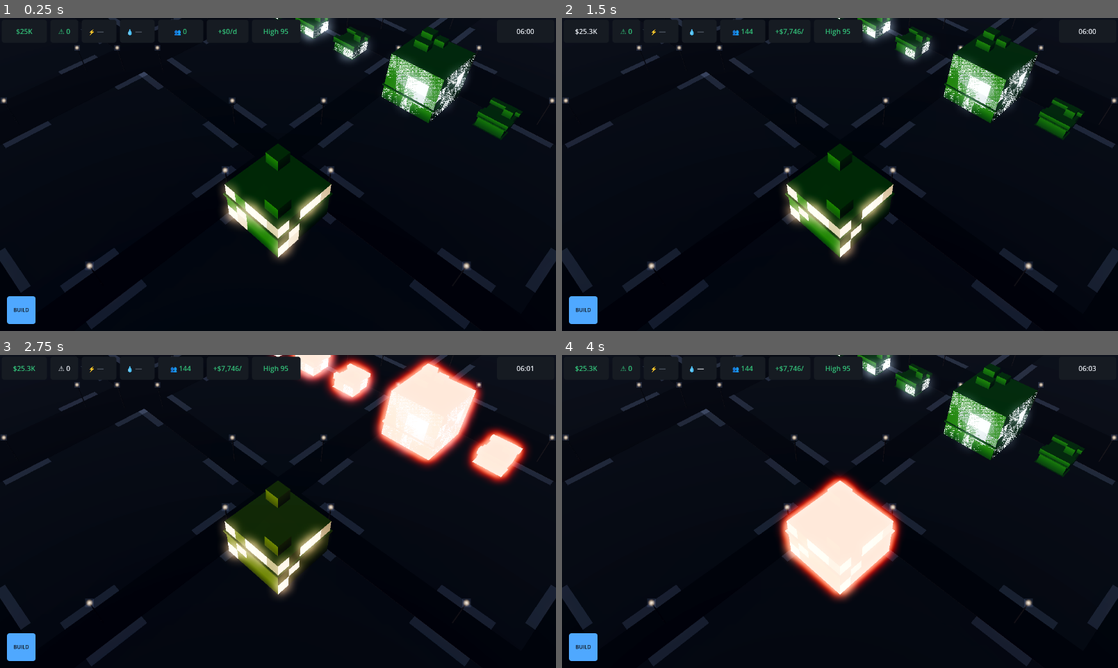
Above: before the commit, frames 1-4 (two rows, left to right).
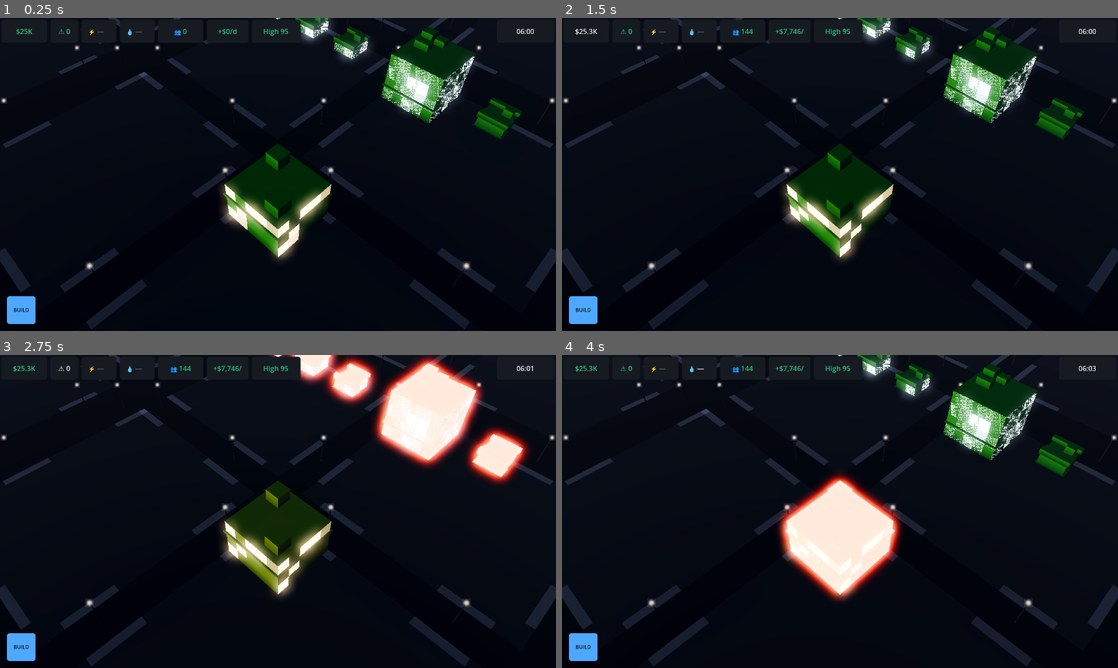
Above: after the commit, the same moments.

Repository: TechBran/slacum-city
Game: Godot game, scene res://game/main.tscn
The game is run twice, just before and just after one commit, with the same random seed, the same clock (stepped at 60 frames per second) and the same inputs.
Inputs:
- Up to frame 1 (0.25 s): no input
- Up to frame 2 (1.5 s): click "$25K" at 0.5 s; click "$25.3K" at 1.25 s
- Up to frame 3 (2.75 s): click "⚠ 0" at 2 s
- Up to frame 4 (4 s): click "⚡ — ✕" at 2.75 s; click "💧 — ✕" at 3.5 s

The runs differ from the first frame. In frame 1, 1.2% of the frame differs, in the area x 50-86%, y 0-34%; in frame 2, 1.2%; in frame 3, 0.2%; in frame 4, 1.2%.

Commit message:
Buildings under construction now look under construction
The building shader reads the packed `stage` (doc 11 §2.6: 0 finished, 1..6
construction sixths) and gives a site its own look.

- Vertex: every vertex is clamped to `stage/6 * build_height_m`, so the shell
  grows bottom-up and the geometry above the pour plane collapses onto it and
  caps the shell. No discard, no culling change, early-Z intact. A clamped
  up-facing surface takes an up normal so a squashed roof shades as the slab it
  now is; a clamped underside sinks 2 cm so it cannot speckle against its own
  top face. stage 0 clamps against 1e9 and nothing moves.
- Fragment: stage 0 takes the finished path verbatim, bit for bit — the window
  hash contract mirrored by RenderStateModel.hash21/lit_window_count is
  untouched. stage >= 1 gets raw-concrete albedo, never-lit windows, form-work
  lines per poured lift, and a scaffold band with posts at the working edge;
  at night the site stays dark except a faint warm work-lamp glow on that band.
- CityView pushes each bucket's mesh height as `build_height_m` and forwards an
  optional `construction` block in data/render.json onto the shader's art
  uniforms (absent keys keep the shader defaults).

Verified visually with the dev screenshot args: stage 0 skyline day and night
is pixel-identical to the pre-change build within the run-to-run noise floor
(night skyline 5 px differ by <= 4; close day differs less than two runs of the
same build differ from each other), a placed house renders as a concrete pad
and completes into the finished house, and a stages 0..6 row of house,
apartment, office and high_rise reads as a shell growing lot by lot.

Tests: 439 green.

Co-Authored-By: Claude Fable 5 <noreply@anthropic.com>
Claude-Session: https://claude.ai/code/session_016V1Lu8kx1mfpeLa7xidnwc

Diff:
--- a/game/render/city_view.gd
+++ b/game/render/city_view.gd
@@ -13,6 +13,10 @@
 var _window_colors: Dictionary = {}
 var _window_nits: float = 3.2
 var _day_gate: float = 0.06
+## Optional `construction` block in data/render.json. Keys map 1:1 onto the
+## building shader's construction uniforms and override its art defaults;
+## absent keys keep the shader's. Strings are read as colours.
+var _construction: Dictionary = {}
 
 
 func setup(p_model: RenderStateModel, render_data: Dictionary) -> void:
@@ -25,6 +29,7 @@
 	_window_colors = emissive.get("window_color", {})
 	_window_nits = float(emissive.get("window_nits", 3.2))
 	_day_gate = float(emissive.get("day_gate", 0.06))
+	_construction = render_data.get("construction", {})
 	_rebuild()
 
 
@@ -68,6 +73,17 @@
 			Color(String(_window_colors.get(family, "#FFCE8A"))))
 	material.set_shader_parameter("window_nits", _window_nits)
 	material.set_shader_parameter("day_gate", _day_gate)
+	# Construction look (stage 1..6): the shader clamps geometry to
+	# `stage/6 * build_height_m`, so it needs this mesh's own height.
+	material.set_shader_parameter("build_height_m",
+			maxf(float(entry.get("height_m", 10.0)), 0.001))
+	for key in _construction:
+		var value: Variant = _construction[key]
+		match typeof(value):
+			TYPE_STRING:
+				material.set_shader_parameter(String(key), Color(String(value)))
+			TYPE_INT, TYPE_FLOAT:
+				material.set_shader_parameter(String(key), float(value))
 	mm.mesh = mesh
 	node.multimesh = mm
 	node.material_override = material
--- a/game/shaders/building.gdshader
+++ b/game/shaders/building.gdshader
@@ -3,6 +3,17 @@
 // lit), .g damage, .b packed variant/stage/overlay, .a anim_phase.
 // UV2 = (-1,-1) on non-façade surfaces, else [0,1]² across the façade.
 // Vertex COLOR carries baked AO (§2.14).
+//
+// `stage` (0 = finished, 1..6 = construction sixths) also drives the LOOK of a
+// building site. The vertex stage clamps every vertex to `stage/6 ·
+// build_height_m`, so the shell grows bottom-up and the collapsed upper
+// geometry lands exactly on the pour plane, capping the shell — no discard, no
+// culling change, early-Z intact. stage 0 clamps against 1e9 (`min` is then the
+// identity) and takes the finished branch below UNCHANGED, bit for bit: the
+// window-hash contract mirrored by `RenderStateModel.hash21` /
+// `lit_window_count` must not move. The branch is deliberate — it is cheaper
+// than blending both looks on every fragment of every finished building, and it
+// is coherent (whole instances take the same side).
 shader_type spatial;
 render_mode cull_back, depth_draw_opaque;
 
@@ -18,9 +29,30 @@
 uniform float near_flicker = 1.0;
 uniform float day_gate = 0.06;
 
+// ------------------------------------------------ construction (stage 1..6)
+// `build_height_m` is the mesh's own `height_m` from the gray-box manifest,
+// pushed per bucket by CityView; everything else is art with a default here and
+// an optional `construction` override block in data/render.json.
+uniform float build_height_m = 10.0;
+uniform vec3 shell_albedo: source_color = vec3(0.38, 0.372, 0.355);
+uniform vec3 scaffold_color: source_color = vec3(0.72, 0.63, 0.44);
+uniform vec3 work_light_color: source_color = vec3(1.0, 0.66, 0.36);
+uniform float work_light_nits = 0.55;
+uniform float lift_m = 2.6;             // poured-lift spacing (form-work lines)
+uniform float scaffold_period_m = 1.45; // post spacing around the perimeter
+uniform float scaffold_duty = 0.42;
+uniform float rim_frac = 0.10;          // working band, fraction of built height
+uniform float rim_min_m = 0.45;
+uniform float rim_max_m = 3.0;
+uniform float scaffold_blend = 0.75;
+uniform float slab_lighten = 0.12;      // fresh pour reads lighter than the shell
+uniform float lift_depth = 0.14;
+
 varying vec4 v_custom;
 varying vec2 v_uv2;
 varying vec4 v_color;
+// .x = clamped model-space height, .y = perimeter coord, .z = normal.y
+varying vec3 v_build;
 
 float hash21(vec2 p) {
 	p = fract(p * vec2(123.34, 345.45));
@@ -28,36 +60,87 @@
 	return fract(p.x * p.y);
 }
 
+// §2.6 unpack: packed = variant + 16*stage + 112*overlay.
+float stage_of(float packed) {
+	return mod(floor(packed / 16.0), 7.0);
+}
+
 void vertex() {
 	v_custom = INSTANCE_CUSTOM;
 	v_uv2 = UV2;
 	v_color = COLOR;
+	float stage = stage_of(INSTANCE_CUSTOM.b);
+	// stage 0 -> cut = 1e9, i.e. no clamp at all and no vertex moved.
+	float cut = build_height_m * stage * (1.0 / 6.0)
+			+ (1.0 - step(0.5, stage)) * 1.0e9;
+	// A roof or deck pressed onto the pour plane has to shade as the flat slab
+	// it now is; a wall cut by the same plane keeps its own normal. A collapsed
+	// overhang UNDERSIDE would land coplanar with its own top face, so it sinks
+	// 2 cm and the pour cap wins the depth test instead of speckling against it.
+	// Both terms vanish at stage 0, where nothing is clamped.
+	float clamped = step(cut, VERTEX.y);
+	float faces_up = step(0.25, NORMAL.y);
+	float faces_down = 1.0 - step(-0.25, NORMAL.y);
+	NORMAL = mix(NORMAL, vec3(0.0, 1.0, 0.0), clamped * faces_up);
+	VERTEX.y = min(VERTEX.y, cut) - clamped * faces_down * 0.02;
+	// x+z is continuous around an axis-aligned perimeter and constant straight
+	// up a wall, so one interpolator carries the scaffold-post coordinate.
+	v_build = vec3(VERTEX.y, VERTEX.x + VERTEX.z, NORMAL.y);
 }
 
 void fragment() {
 	float packed = v_custom.b;
 	float variant = mod(packed, 16.0);
+	float stage = stage_of(packed);
 
-	if (v_uv2.x < 0.0) {
-		EMISSION = vec3(0.0);
+	if (stage < 0.5) {
+		// ------------------------------------ finished building (unchanged)
+		if (v_uv2.x < 0.0) {
+			EMISSION = vec3(0.0);
+		} else {
+			vec2 cell = floor(v_uv2 * vec2(window_cols, window_rows));
+			float h = hash21(cell + vec2(variant * 37.0, variant * 11.0));
+			float gate = mix(day_gate, 1.0, sc_night);
+			float e = v_custom.r * gate;
+			float lit = step(1.0 - e, h);          // emissive_scale IS the lit fraction
+			float vary = 0.35 + 0.65 * hash21(cell + 91.0);
+			float flk = 1.0 - near_flicker * 0.25
+					* step(0.985, hash21(cell + floor(sc_time * 3.0)));
+			EMISSION = window_color * lit * vary * flk * window_nits
+					* (1.0 - 0.6 * v_custom.g);
+		}
+		ALBEDO = base_albedo * v_color.rgb;                       // baked vertex AO
+		// Per-building facade variation: variant shifts tone slightly so a block
+		// of identical archetypes never reads as copy-paste.
+		float tint = (variant / 15.0 - 0.5) * 0.16;
+		ALBEDO *= vec3(1.0 + tint, 1.0 + tint * 0.8, 1.0 + tint * 0.55);
+		ALBEDO *= mix(vec3(1.0), soot_color, v_custom.g * 0.8);   // damage soot
+		ROUGHNESS = 0.85;
+		SPECULAR = 0.35;
 	} else {
-		vec2 cell = floor(v_uv2 * vec2(window_cols, window_rows));
-		float h = hash21(cell + vec2(variant * 37.0, variant * 11.0));
-		float gate = mix(day_gate, 1.0, sc_night);
-		float e = v_custom.r * gate;
-		float lit = step(1.0 - e, h);          // emissive_scale IS the lit fraction
-		float vary = 0.35 + 0.65 * hash21(cell + 91.0);
-		float flk = 1.0 - near_flicker * 0.25
-				* step(0.985, hash21(cell + floor(sc_time * 3.0)));
-		EMISSION = window_color * lit * vary * flk * window_nits
-				* (1.0 - 0.6 * v_custom.g);
+		// ------------------------------------------ site: stage/6 poured
+		float cut = build_height_m * stage * (1.0 / 6.0);
+		float y = v_build.x;
+		// Decks (slabs, and the roofs pressed onto the pour plane) take the
+		// fresh-pour tone and carry neither form lines nor scaffold: flat and
+		// AO-free, so surfaces collapsed onto the same plane are shaded
+		// identically and their coplanarity cannot speckle.
+		float deck = smoothstep(0.35, 0.70, v_build.z);
+		float band = clamp(cut * rim_frac, rim_min_m, rim_max_m);
+		float rim = (1.0 - deck) * (1.0 - smoothstep(0.0, band, cut - y));
+		float post = step(scaffold_duty, fract(v_build.y / scaffold_period_m));
+		float lift = (1.0 - deck) * smoothstep(0.88, 1.0, fract(y / lift_m));
+		float work = rim * (0.25 + 0.75 * post);   // the working edge + its posts
+
+		vec3 shell = shell_albedo * mix(v_color.rgb, vec3(1.0), deck);
+		shell *= 1.0 - lift_depth * lift;          // form-work joints per lift
+		shell *= 1.0 + slab_lighten * deck;
+		ALBEDO = mix(shell, scaffold_color, scaffold_blend * work);
+		// Windows are NEVER lit on a site. At night a couple of work lamps
+		// graze the top band; the rest of the shell stays dark.
+		float pulse = 0.88 + 0.12 * sin(sc_time * 1.7 + v_custom.a * 6.283185);
+		EMISSION = work_light_color * (work_light_nits * sc_night * work * pulse);
+		ROUGHNESS = 0.94;
+		SPECULAR = 0.18;
 	}
-	ALBEDO = base_albedo * v_color.rgb;                       // baked vertex AO
-	// Per-building facade variation: variant shifts tone slightly so a block
-	// of identical archetypes never reads as copy-paste.
-	float tint = (variant / 15.0 - 0.5) * 0.16;
-	ALBEDO *= vec3(1.0 + tint, 1.0 + tint * 0.8, 1.0 + tint * 0.55);
-	ALBEDO *= mix(vec3(1.0), soot_color, v_custom.g * 0.8);   // damage soot
-	ROUGHNESS = 0.85;
-	SPECULAR = 0.35;
 }
